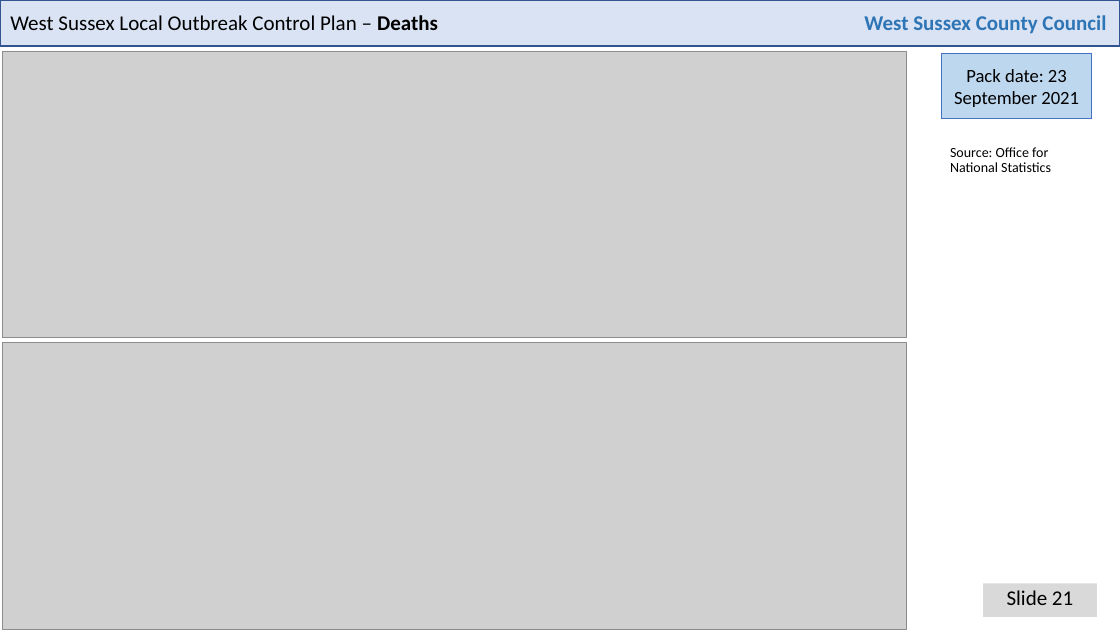
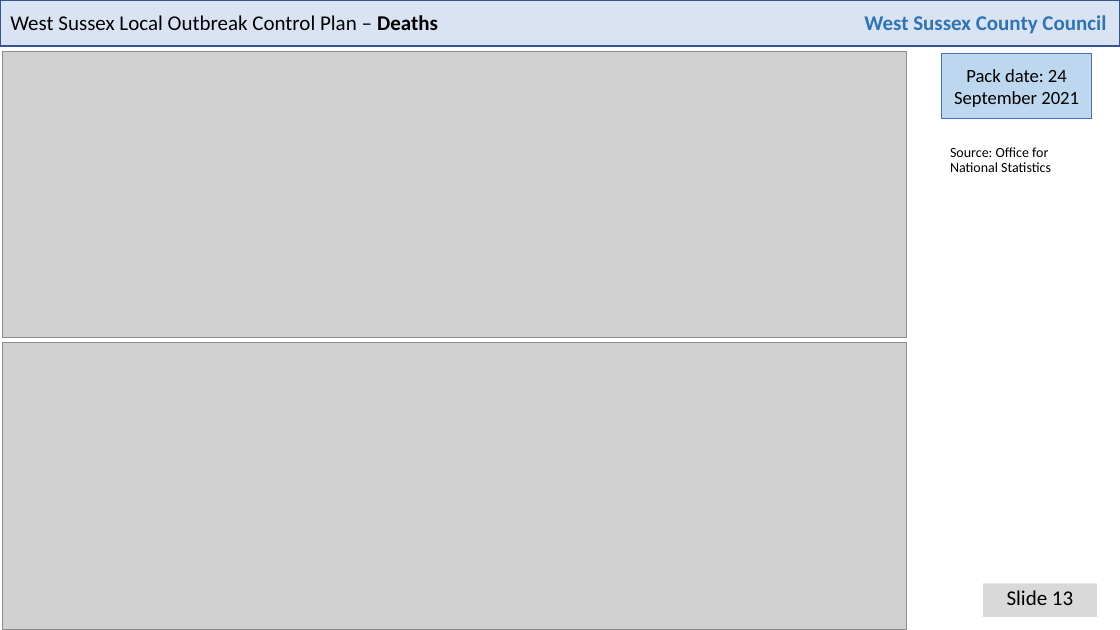
Before and after one commit to psychty/wsx_covid_datapack_public, a slide deck: slide 13 of Latest_West_Sussex_C19_slide_deck.pptx (slide 21 before the commit). Drawn at 1120x630 pixels with LibreOffice and Linux fonts; fonts in the diff are those of the drawing; grey boxes stand for pictures. Boxes give left, top, right and bottom in pixels: in the first picture for what was removed or moved away, otherwise in the second. Text is boxed around its words. In the diff, an @@ line names an element or a change of style, - is before the commit and + after.

```diff
--- a/Latest_West_Sussex_C19_slide_deck.pptx
+++ b/Latest_West_Sussex_C19_slide_deck.pptx
@@ text in rectangle at (x1=954, y1=69, x2=1079, y2=107): text changed @@
-Pack date: 23 September 2021
+Pack date: 24 September 2021
@@ text at (x1=1007, y1=590, x2=1073, y2=605): text changed @@
-Slide 21
+Slide 13
```
Also in this commit, not shown: 16 other slides changed, 5 slides removed, 52 other files.
